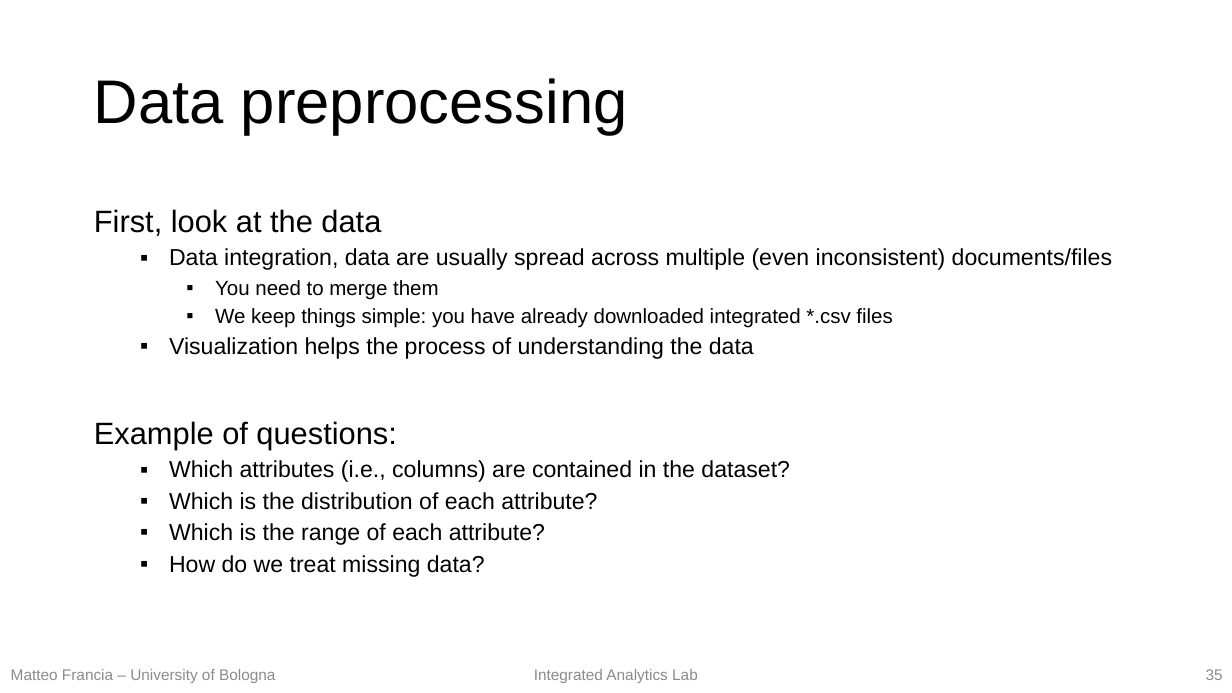
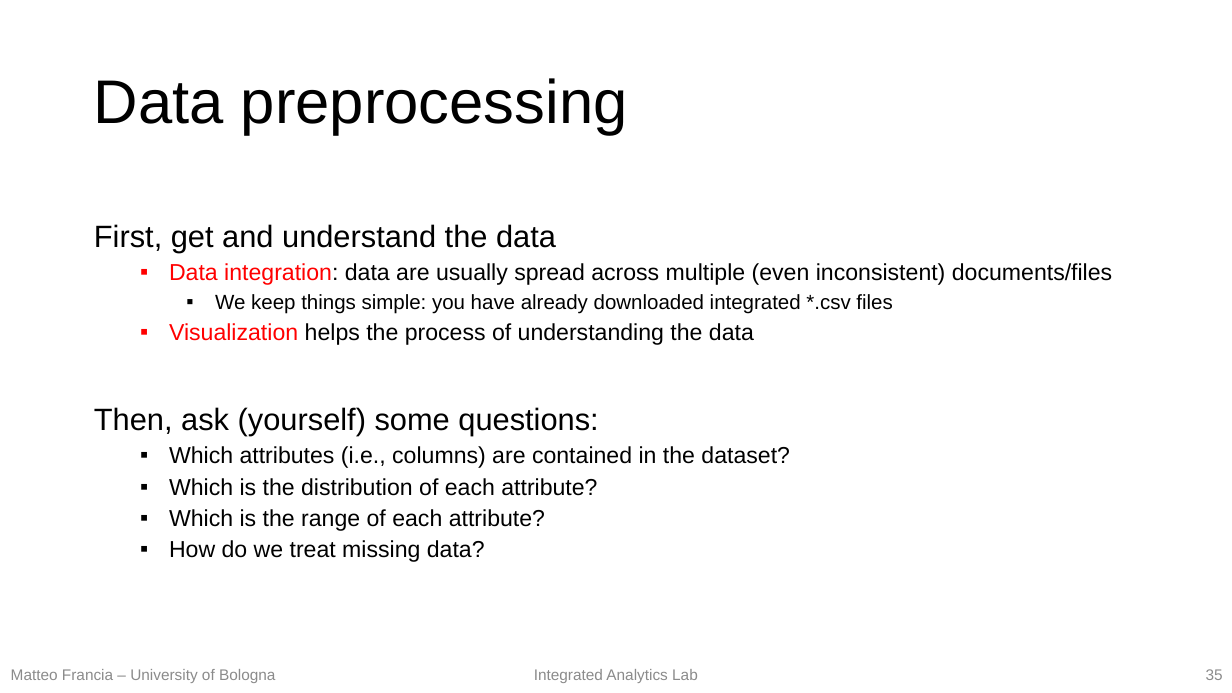
Before and after one commit to w4bo/teaching-handsondatapipelines, a slide deck: slide 35 of 01-DataPreprocessing/01-slides.pptx. Drawn at 1232x693 pixels with LibreOffice and Linux fonts; fonts in the diff are those of the drawing. Boxes give left, top, right and bottom in pixels: in the first picture for what was removed or moved away, otherwise in the second. Text is boxed around its words. In the diff, an @@ line names an element or a change of style, - is before the commit and + after.

```diff
--- a/01-DataPreprocessing/01-slides.pptx
+++ b/01-DataPreprocessing/01-slides.pptx
@@ text at (x1=94, y1=224, x2=1112, y2=285): text changed @@
-First, look at the data
-  ▪ Data integration, data are usually spread across multiple (even inconsistent) documents/files
-    ▪ You need to merge them
+First, get and understand the data
+  ▪ Data integration: data are usually spread across multiple (even inconsistent) documents/files
@@ text at (x1=169, y1=323, x2=754, y2=345): text colour #000000 to #FF0000 in "Visualization" @@
@@ text at (x1=94, y1=407, x2=598, y2=436): text changed @@
-Example of questions:
+Then, ask (yourself) some questions:
```
Also in this commit, not shown: 13 other slides changed.
